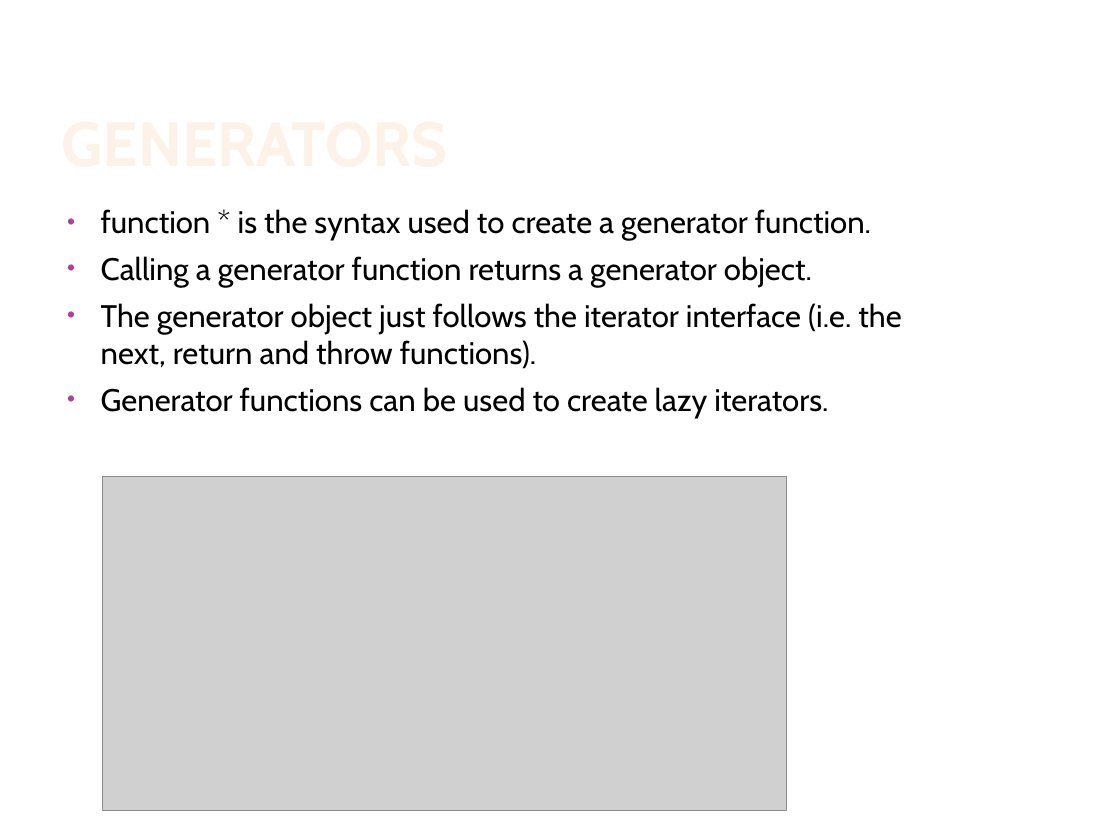
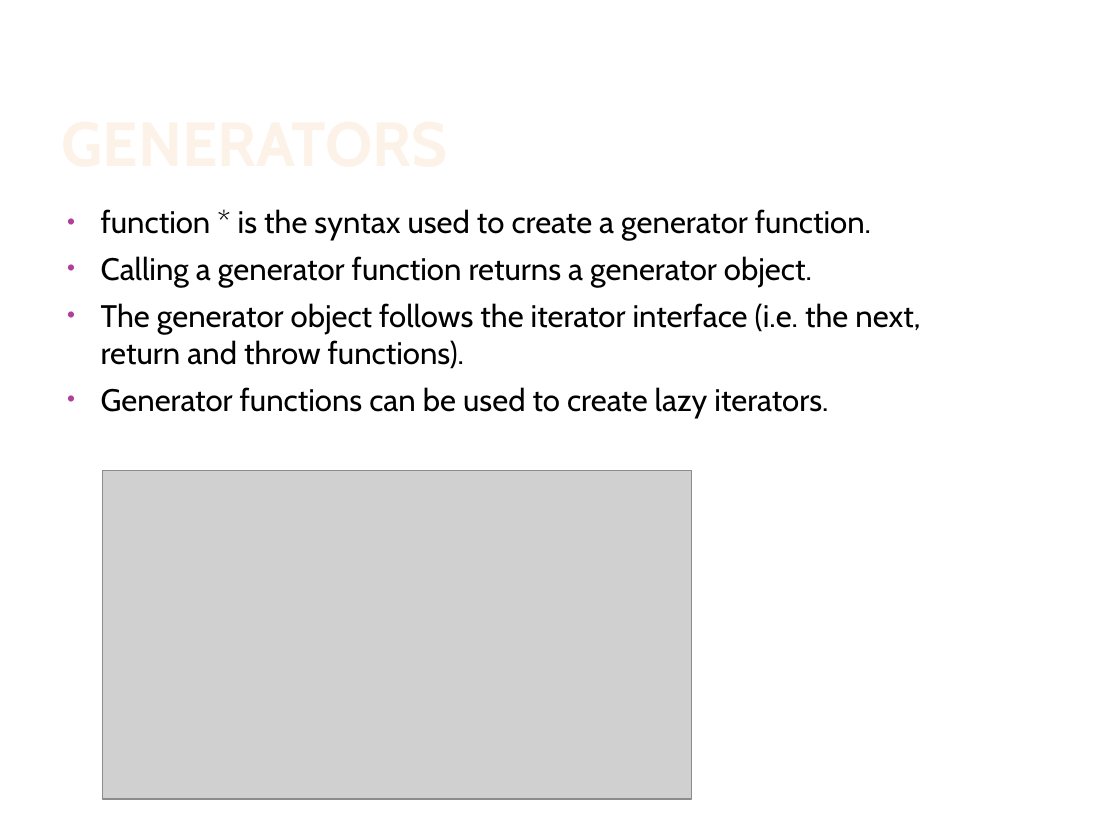
Before and after one commit to IsraelZablianov/TypeScript-Course, a slide deck: slide 47 of Advanced Es6 & TypeScript.pptx. Drawn at 1120x840 pixels with LibreOffice and Linux fonts; fonts in the diff are those of the drawing; grey boxes stand for pictures; background and template pictures are left out. Boxes give left, top, right and bottom in pixels: in the first picture for what was removed or moved away, otherwise in the second. Text is boxed around its words. In the diff, an @@ line names an element or a change of style, - is before the commit and + after.

Commit message:
updating presentation

```diff
--- a/Advanced Es6 & TypeScript.pptx
+++ b/Advanced Es6 & TypeScript.pptx
@@ text at (101,303,920,369): text changed @@
-• The generator object just follows the iterator interface (i.e. the next, return and throw functions).
+• The generator object follows the iterator interface (i.e. the next, return and throw functions).
@@ picture: place and size @@
-picture at (103,476,787,810)
+picture at (103,470,692,799)
```
